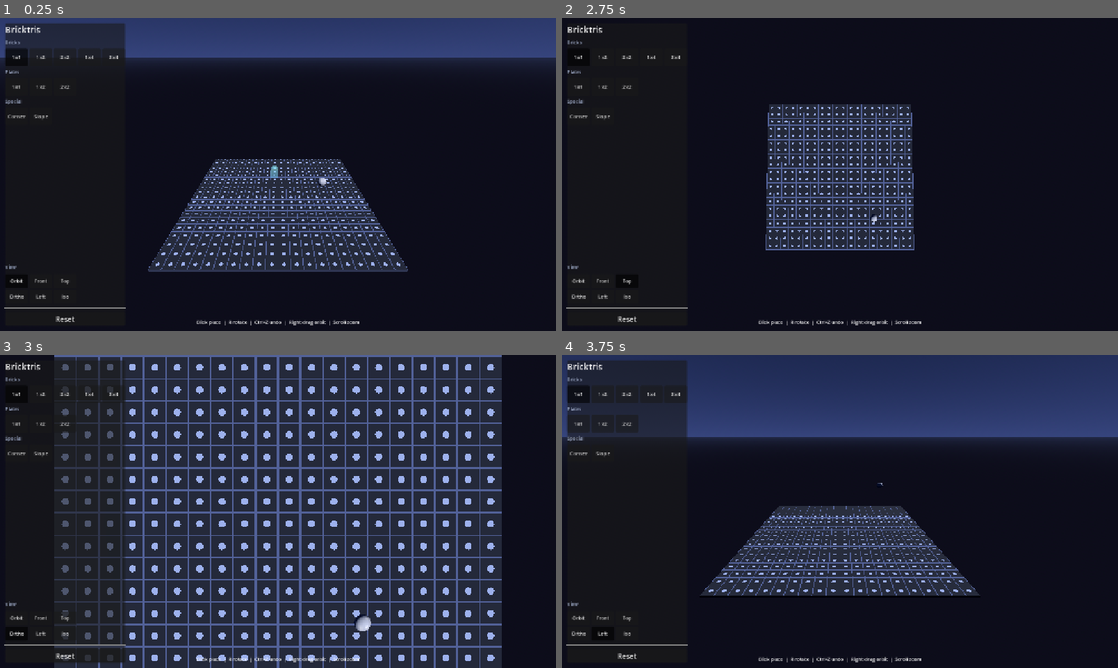
Above: before the commit, frames 1-4 (two rows, left to right).
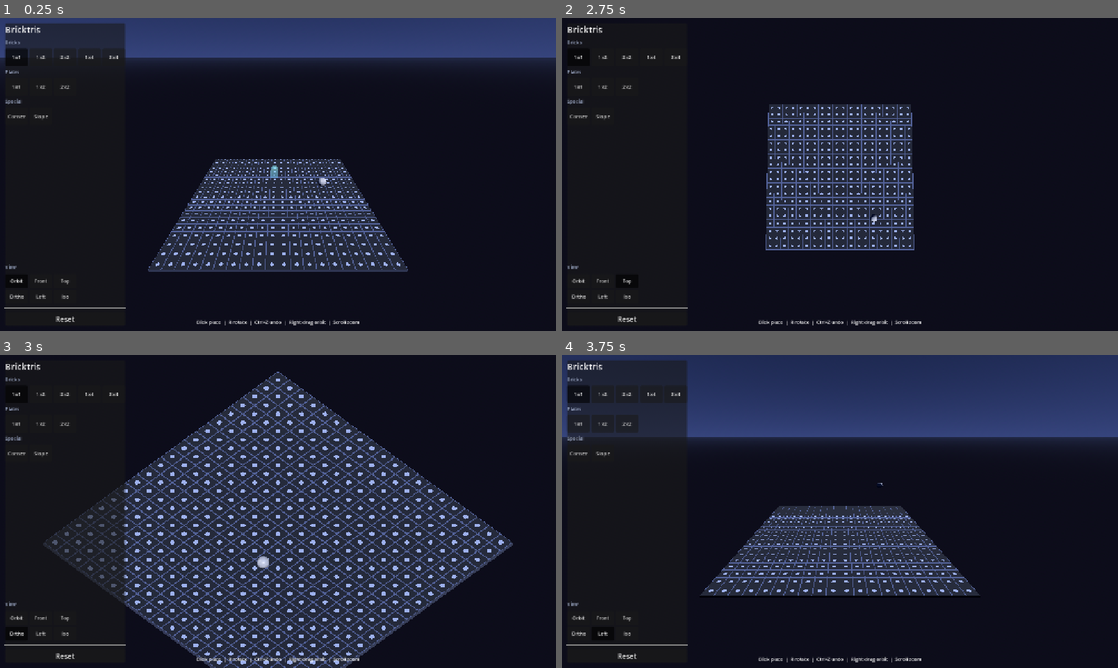
Above: after the commit, the same moments.

Repository: ZacharyEllison/games
Game: Godot game, scene res://scenes/main.tscn
Two runs of this game, one before a commit and one after it. Both use one fixed random seed, a clock stepped at 60 frames per second and the inputs below.
Inputs:
- Up to frame 1 (0.25 s): no input
- Up to frame 2 (2.75 s): click "Orbit" at 0.5 s; click "Front" at 1.25 s; click "Top" at 2 s
- Up to frame 3 (3 s): click "Ortho" at 2.75 s
- Up to frame 4 (3.75 s): click "Left" at 3.5 s

Frames 1-2 are identical in both runs. In frame 3, 45% of the frame differs, in the area x 7-93%, y 0-100%; in frame 4, nothing differs.

Commit message:
Fix Bricktris XR rotation snap and ortho corner view.
Track held bricks in 90° grid steps instead of controller euler angles so placement aligns after rotation, and point the ortho preset at a top-corner angle rather than straight down.

Diff:
--- a/bricktris/scripts/desktop_camera.gd
+++ b/bricktris/scripts/desktop_camera.gd
@@ -23,7 +23,14 @@
 		Preset.TOP:
 			return {"yaw": 0.0, "pitch": 1.52, "dist": ORBIT_DISTANCE * 1.1, "ortho": false}
 		Preset.ORTHO:
-			return {"yaw": 0.0, "pitch": 1.55, "dist": ORBIT_DISTANCE, "ortho": true, "ortho_size": ORTHO_SIZE}
+			# Corner-down orthographic (two sides + plan), not straight top-down.
+			return {
+				"yaw": PI * 0.25,
+				"pitch": 0.82,
+				"dist": ORBIT_DISTANCE,
+				"ortho": true,
+				"ortho_size": ORTHO_SIZE * 1.35,
+			}
 		Preset.LEFT:
 			return {"yaw": -PI * 0.5, "pitch": 0.35, "dist": ORBIT_DISTANCE, "ortho": false}
 		Preset.RIGHT:
--- a/bricktris/scripts/grid_snapper.gd
+++ b/bricktris/scripts/grid_snapper.gd
@@ -32,7 +32,8 @@
 	return bottom_y + seat_offset(type)
 
 static func rot_steps_from_y(rot_y: float) -> int:
-	return int(round(rot_y / (PI * 0.5))) % 4
+	var steps := int(round(rot_y / (PI * 0.5)))
+	return ((steps % 4) + 4) % 4
 
 static func rotated_studs(studs: Vector2i, steps: int) -> Vector2i:
 	if steps % 2 == 1:
--- a/bricktris/scripts/main.gd
+++ b/bricktris/scripts/main.gd
@@ -11,6 +11,7 @@
 
 var held_brick: Node3D = null
 var _grabbed_type := ""
+var _held_rot_steps := 0
 var _rotated_this_flick := false
 
 var _desktop_type := "brick_1x1"
@@ -232,10 +233,12 @@
 		return
 	held_brick = scene.instantiate()
 	bricks_container.add_child(held_brick)
+	_held_rot_steps = 0
 	(held_brick as Brick).set_held(true)
 
 func _grab_placed_brick(brick: Brick) -> void:
 	_grabbed_type = brick.brick_type
+	_held_rot_steps = brick.rot_steps
 	held_brick = brick
 	_placed_bricks.erase(brick)
 	_rebuild_grid()
@@ -264,12 +267,16 @@
 	var hit := _raycast_surface(right_hand.global_position, -right_hand.global_transform.basis.y)
 	if hit == Vector3.INF:
 		hit = right_hand.global_position
-	var p: Dictionary = BuildGrid.placement(_grabbed_type, hit, held_brick.rotation.y)
+	var rot_y := _held_rot_y()
+	var p: Dictionary = BuildGrid.placement(_grabbed_type, hit, rot_y)
 	if p.is_empty():
 		held_brick = null
 		return
-	_finalize_placement(held_brick as Brick, _grabbed_type, held_brick.rotation.y, p)
+	_finalize_placement(held_brick as Brick, _grabbed_type, rot_y, p)
 	held_brick = null
+
+func _held_rot_y() -> float:
+	return float(_held_rot_steps) * (PI * 0.5)
 
 func _release_velocity() -> Vector3:
 	if _vel_samples.is_empty():
@@ -324,10 +331,10 @@
 
 	if held_brick:
 		held_brick.global_position = hand_pos
-		held_brick.global_rotation = right_hand.global_rotation
+		held_brick.rotation = Vector3(0, _held_rot_y(), 0)
 		var axes := right_hand.get_vector2("primary")
 		if axes.x > 0.7 and not _rotated_this_flick:
-			held_brick.rotate_y(deg_to_rad(90.0))
+			_held_rot_steps = (_held_rot_steps + 1) % 4
 			_rotated_this_flick = true
 		elif abs(axes.x) < 0.3:
 			_rotated_this_flick = false
